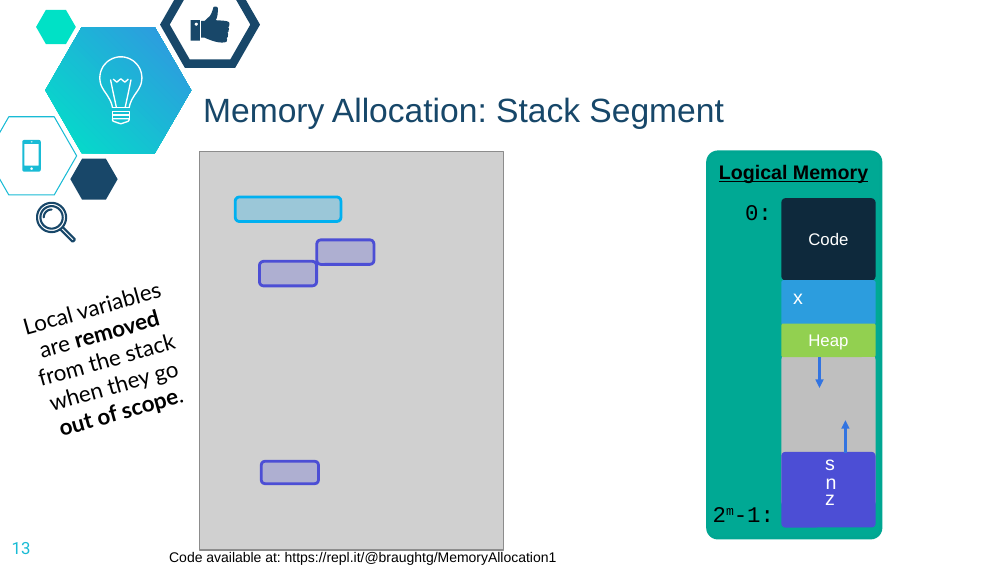
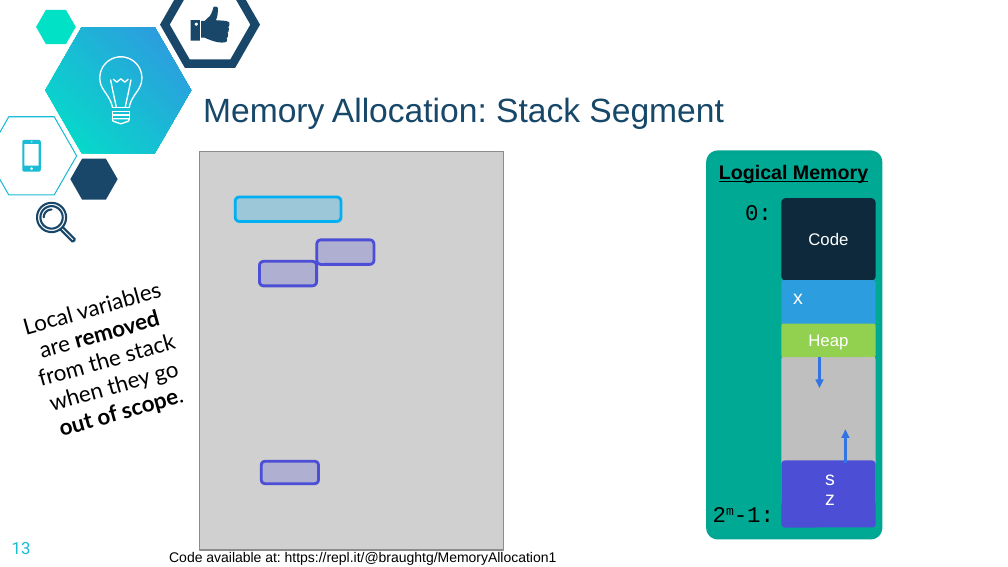
Before and after one commit to dickinson-comp256/COMP256, a slide deck: slide 13 of docs/slides/23-S-LogicalMemory.pptx. Drawn at 1008x567 pixels with LibreOffice and Linux fonts; fonts in the diff are those of the drawing; grey boxes stand for pictures; background and template pictures are left out. Boxes give left, top, right and bottom in pixels: in the first picture for what was removed or moved away, otherwise in the second. Text is boxed around its words. In the diff, an @@ line names an element or a change of style, - is before the commit and + after.

```diff
--- a/docs/slides/23-S-LogicalMemory.pptx
+++ b/docs/slides/23-S-LogicalMemory.pptx
@@ arrow moved from (846, 454) - (846, 420) to (846, 463) - (846, 429) @@
@@ rounded rectangle resized from (x1=781, y1=452, x2=875, y2=527) to (x1=781, y1=461, x2=875, y2=528) @@
@@ text "s" moved from (x1=825, y1=459, x2=835, y2=470) to (x1=825, y1=474, x2=835, y2=485) @@
@@ text removed at (x1=826, y1=478, x2=837, y2=489) @@
-n
```
Also in this commit, not shown: 3 other slides changed.
